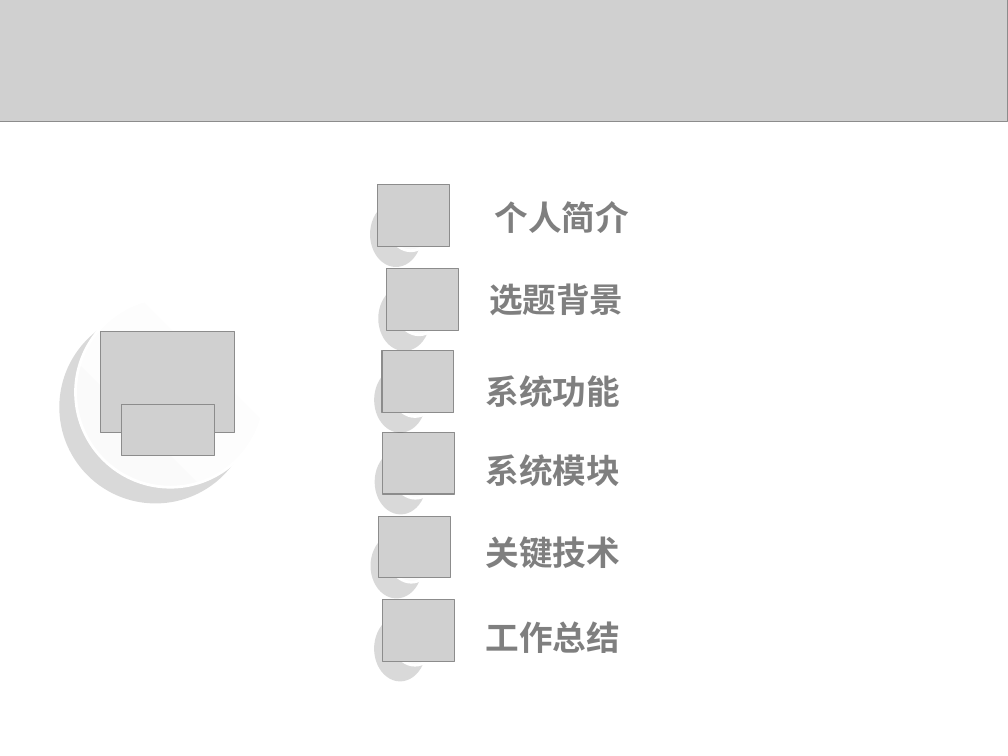
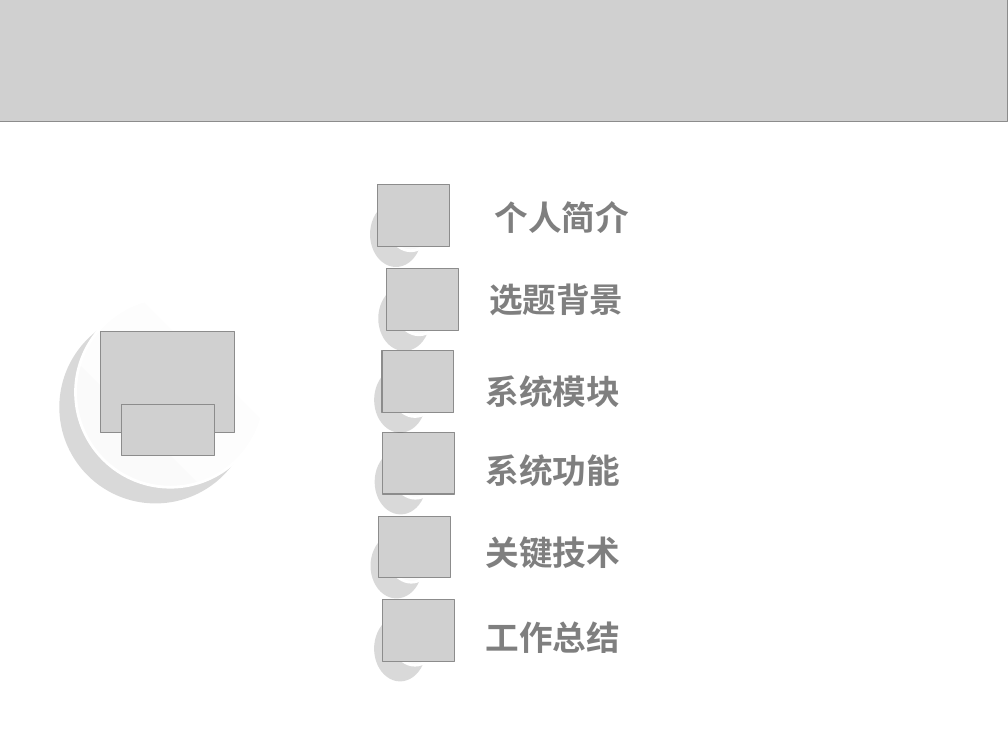
Before and after one commit to liaoliaoanxiao/mediumRepy, a slide deck: slide 2 of 论文/SA14226355孙君伟答辩.ppt. Drawn at 1008x756 pixels with LibreOffice and Linux fonts; fonts in the diff are those of the drawing; grey boxes stand for pictures. Boxes give left, top, right and bottom in pixels: in the first picture for what was removed or moved away, otherwise in the second. Text is boxed around its words. In the diff, an @@ line names an element or a change of style, - is before the commit and + after.

```diff
--- a/论文/SA14226355孙君伟答辩.ppt
+++ b/论文/SA14226355孙君伟答辩.ppt
@@ text at [486,375,620,407]: text changed @@
-系统功能
+系统模块
@@ text at [486,454,620,486]: text changed @@
-系统模块
+系统功能
```
Also in this commit, not shown: 2 other slides changed, 1 other file.
